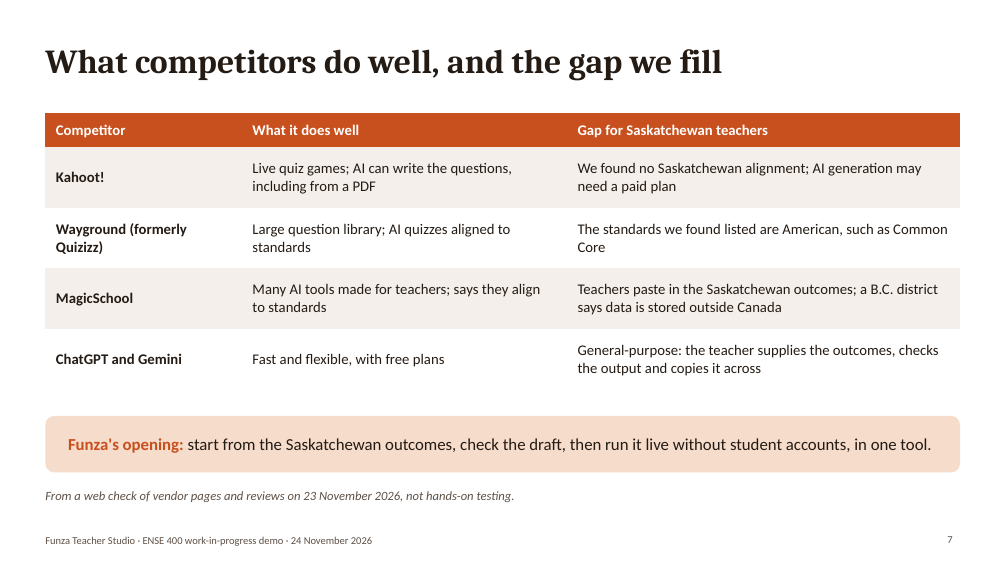
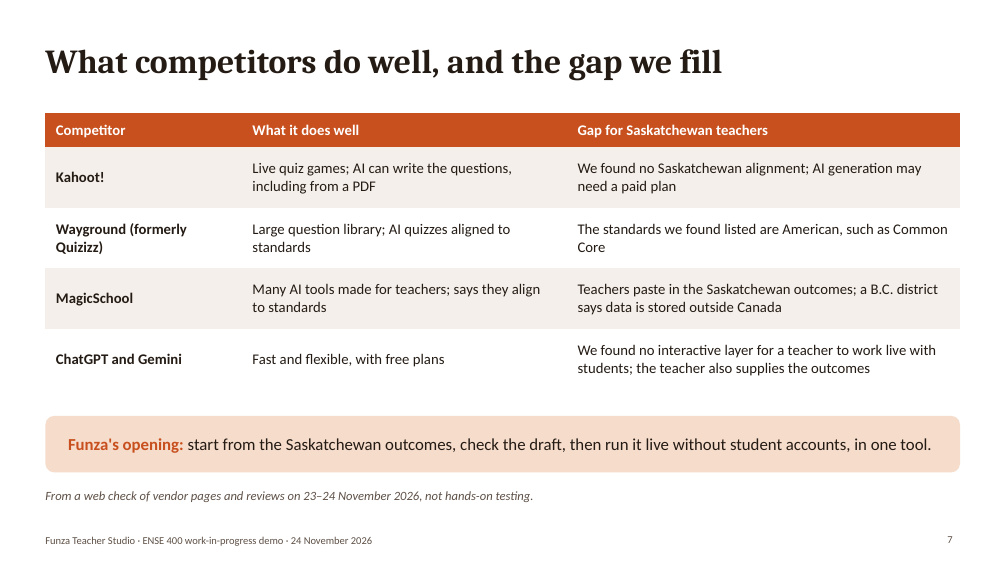
Before and after one commit to Binborg1/Final-2027, a slide deck: slide 7 of docs/06_presentations/01_work_in_progress_demo/01_work_in_progress_demo.pptx. Drawn at 1008x567 pixels with LibreOffice and Linux fonts; fonts in the diff are those of the drawing. Boxes give left, top, right and bottom in pixels: in the first picture for what was removed or moved away, otherwise in the second. Text is boxed around its words. In the diff, an @@ line names an element or a change of style, - is before the commit and + after.

```diff
--- a/docs/06_presentations/01_work_in_progress_demo/01_work_in_progress_demo.pptx
+++ b/docs/06_presentations/01_work_in_progress_demo/01_work_in_progress_demo.pptx
@@ table at (45, 113, 960, 380) @@
-row 5, column 3: General-purpose: the teacher supplies the outcomes, checks the output and copies it across
+row 5, column 3: We found no interactive layer for a teacher to work live with students; the teacher also supplies the outcomes
@@ text at (45, 491, 534, 502): text changed @@
-From a web check of vendor pages and reviews on 23 November 2026, not hands-on testing.
+From a web check of vendor pages and reviews on 23–24 November 2026, not hands-on testing.
```
Also in this commit, not shown: 2 other slides changed, 3 other files.
